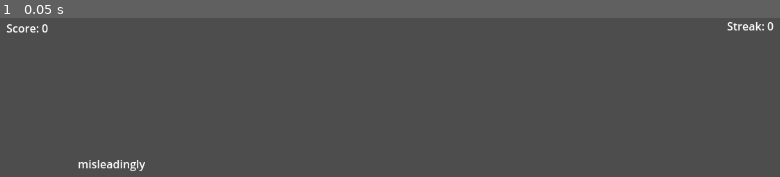
Above: before the commit, frame 1.
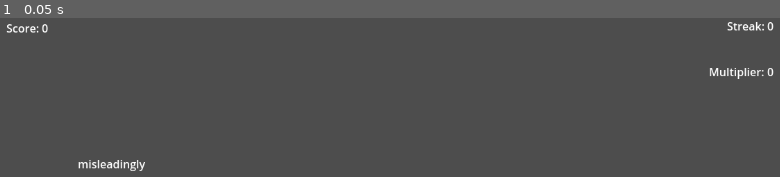
Above: after the commit, the same moment.

Repository: emilabraham/SimpleType
Game: Godot game, scene res://main.tscn
The game is run twice, just before and just after one commit, with the same random seed, the same clock (stepped at 60 frames per second) and the same inputs.
Inputs:
- Up to frame 1 (0.05 s): no input

The runs differ from the first frame. In frame 1, 0.2% of the frame differs, in the area x 91-100%, y 31-39%.

Commit message:
add multiplier

Diff:
--- a/hud.tscn
+++ b/hud.tscn
@@ -12,6 +12,14 @@
 offset_top = 3.0
 offset_right = 106.0
 offset_bottom = 29.0
+text = "0"
+script = ExtResource("2_hq6gr")
+
+[node name="Multiplier" type="Label" parent="."]
+offset_left = 1112.0
+offset_top = 66.0
+offset_right = 1152.0
+offset_bottom = 92.0
 text = "0"
 script = ExtResource("2_hq6gr")
 
@@ -33,6 +41,13 @@
 offset_bottom = 29.0
 text = "Score:"
 
+[node name="MultiplierLabel" type="Label" parent="."]
+offset_left = 1028.0
+offset_top = 66.0
+offset_right = 1108.0
+offset_bottom = 92.0
+text = "Multiplier:"
+
 [node name="StreakLabel" type="Label" parent="."]
 offset_left = 1054.0
 offset_right = 1102.0
--- /dev/null
+++ b/multiplier.gd
@@ -0,0 +1,20 @@
+extends Label
+
+var multiplier
+
+# Called when the node enters the scene tree for the first time.
+func _ready():
+	multiplier = 0
+	text = str(multiplier)
+
+# Called every frame. 'delta' is the elapsed time since the previous frame.
+func _process(_delta):
+	pass
+
+func increment_multiplier():
+	multiplier += 1
+	text = str(multiplier)
+
+func break_multiplier():
+	multiplier = 0
+	text = str(multiplier)
